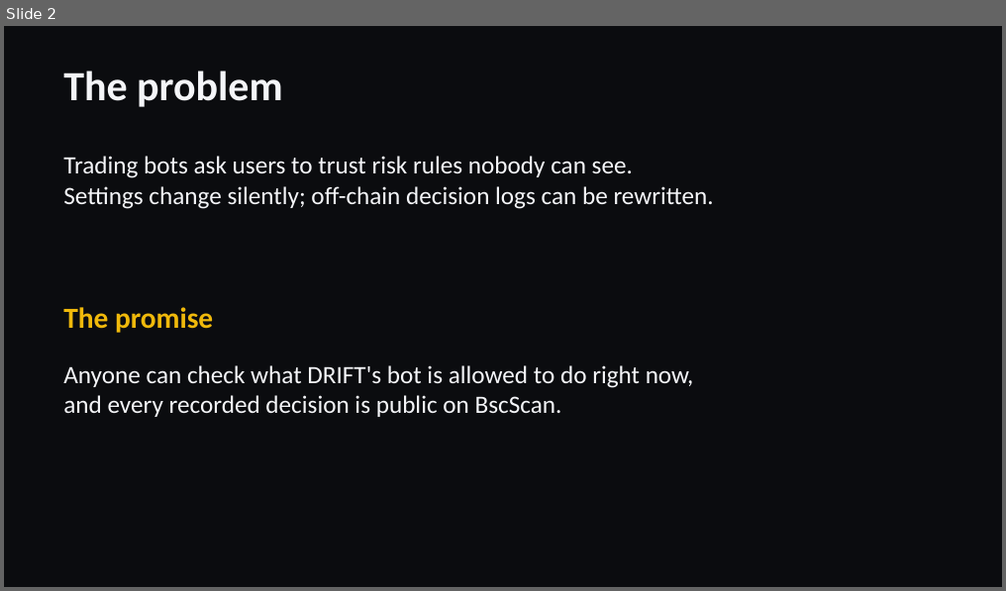
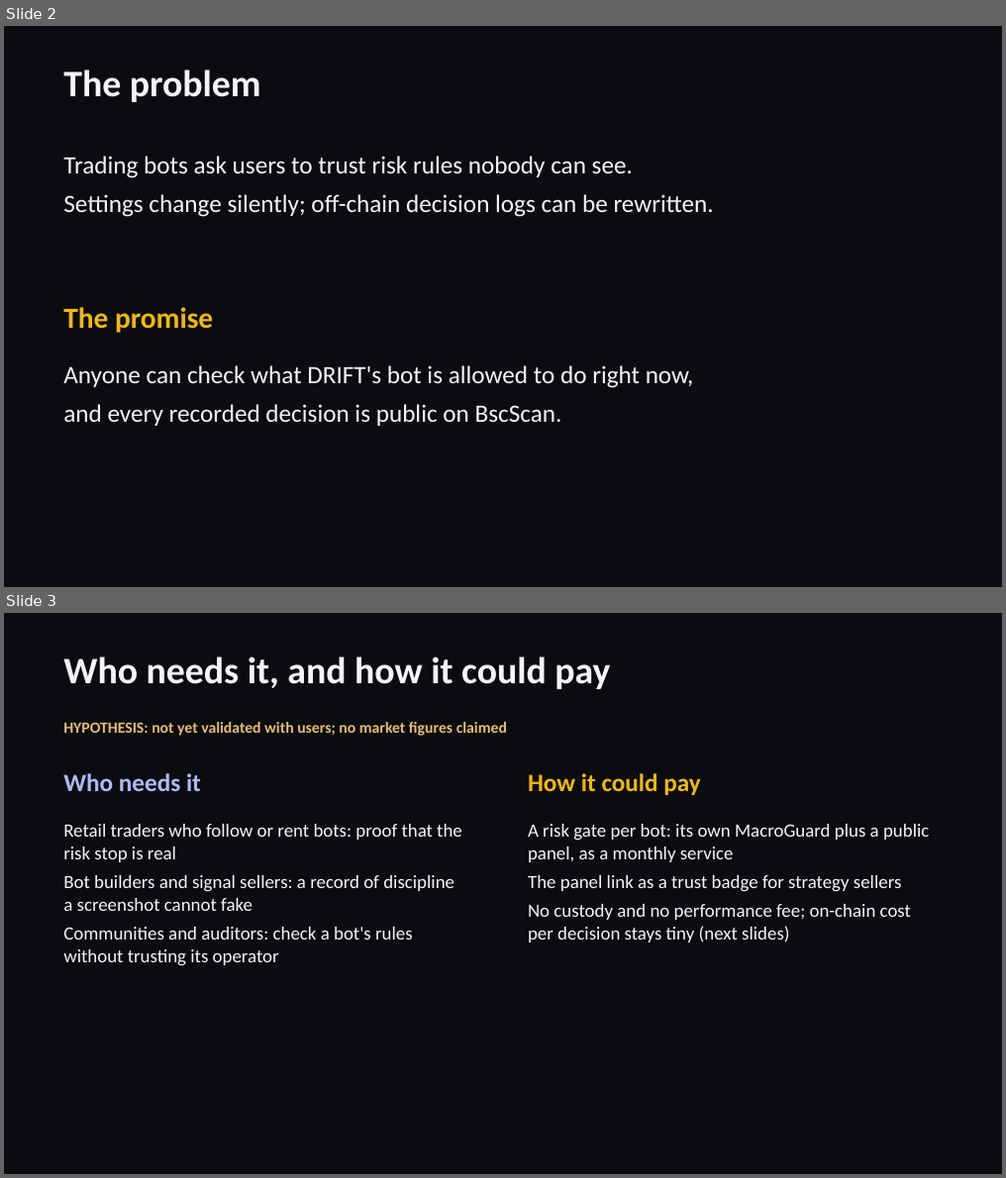
Before and after one commit to Stylenecy/seed-bnb, a slide deck: drift/docs/submission/DRIFT-pitch.pptx. Shown one above the other, each under a label of ours: slide 2 before the commit, slides 2 and 3 after it. The pictures are 1006x591 and 1006x1178 pixels, drawn with LibreOffice and Linux fonts; fonts in the diff are those of the drawing. Boxes give left, top, right and bottom in pixels: in the first picture for what was removed or moved away, otherwise in the second. Text is boxed around its words. In the diff, an @@ line names an element or a change of style, - is before the commit and + after.

```diff
--- a/drift/docs/submission/DRIFT-pitch.pptx
+++ b/drift/docs/submission/DRIFT-pitch.pptx
@@ slide 3 added at (4, 613, 1002, 1174), background #0B0C0F @@
@@ text added at (63, 657, 610, 689), 36 pt, text #F4F5F8, bold @@
+Who needs it, and how it could pay
@@ text added at (63, 722, 507, 736), 15 pt, text #E5BD71, bold @@
+HYPOTHESIS: not yet validated with users; no market figures claimed
@@ text added at (63, 773, 201, 791), 24 pt, text #AEB9F4, bold @@
+Who needs it
@@ text added at (528, 773, 700, 795), 24 pt, text #F0B90B, bold @@
+How it could pay
@@ text added at (63, 824, 462, 966), 18 pt, text #F4F5F8 @@
+Retail traders who follow or rent bots: proof that the risk stop is real
+Bot builders and signal sellers: a record of discipline a screenshot cannot fake
+Communities and auditors: check a bot's rules without trusting its operator
@@ text added at (528, 824, 929, 943), 18 pt, text #F4F5F8 @@
+A risk gate per bot: its own MacroGuard plus a public panel, as a monthly service
+The panel link as a trust badge for strategy sellers
+No custody and no performance fee; on-chain cost per decision stays tiny (next slides)
@@ slide 2 changed as well @@
@@ text "The problem" at (63, 70, 261, 102): size 40 to 36 pt; more space between paragraphs @@
@@ text at (63, 156, 714, 217): text changed @@
-Trading bots ask users to trust risk rules nobody can see.
-Settings change silently; off-chain decision logs can be rewritten.
+Trading bots ask users to trust risk rules nobody can see.
+Settings change silently; off-chain decision logs can be rewritten.
@@ text at (63, 366, 694, 426): text changed @@
-Anyone can check what DRIFT's bot is allowed to do right now,
-and every recorded decision is public on BscScan.
+Anyone can check what DRIFT's bot is allowed to do right now,
+and every recorded decision is public on BscScan.
```
Also in this commit, not shown: 2 other slides changed, 6 other slides added, 3 slides removed, 1 other file.
